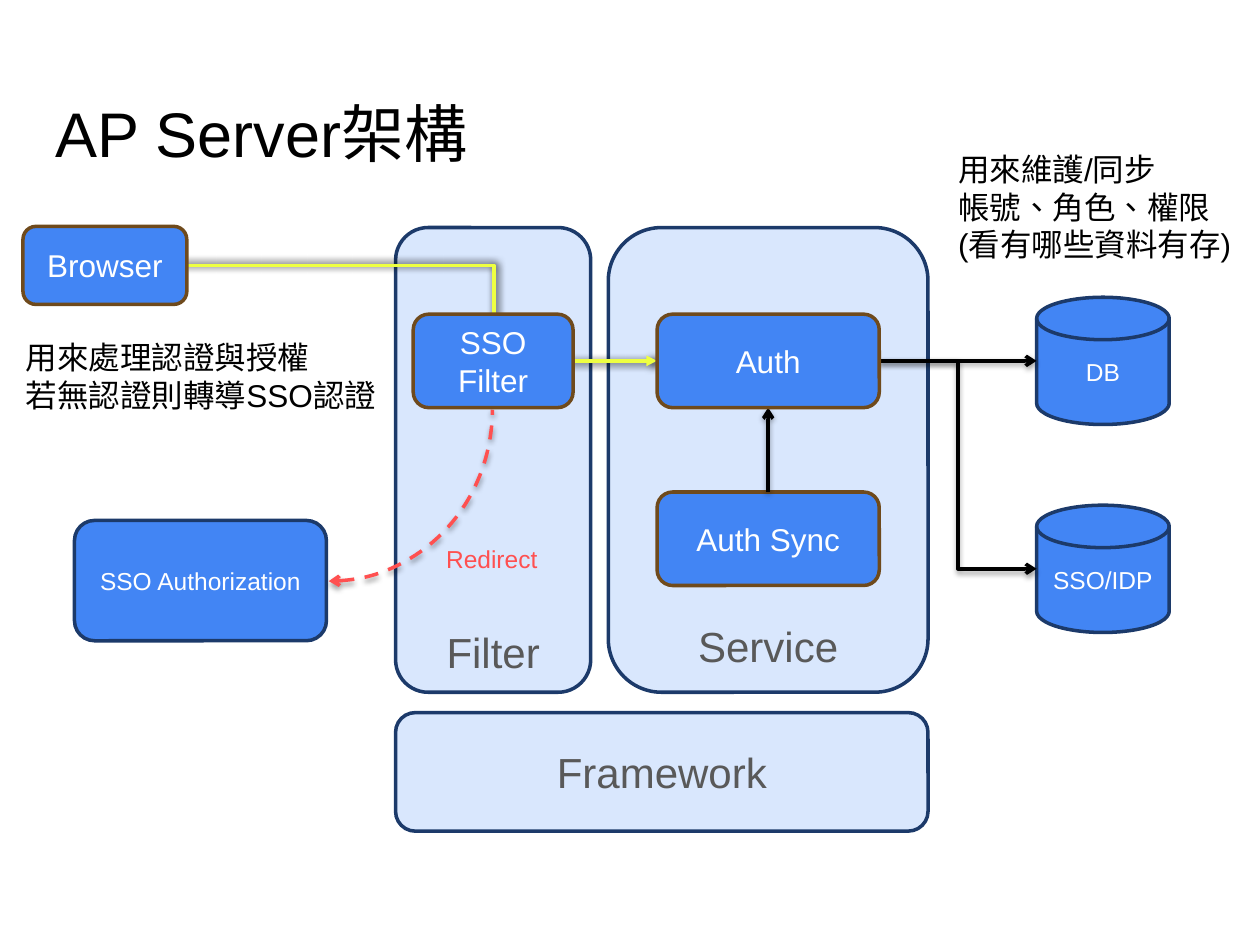
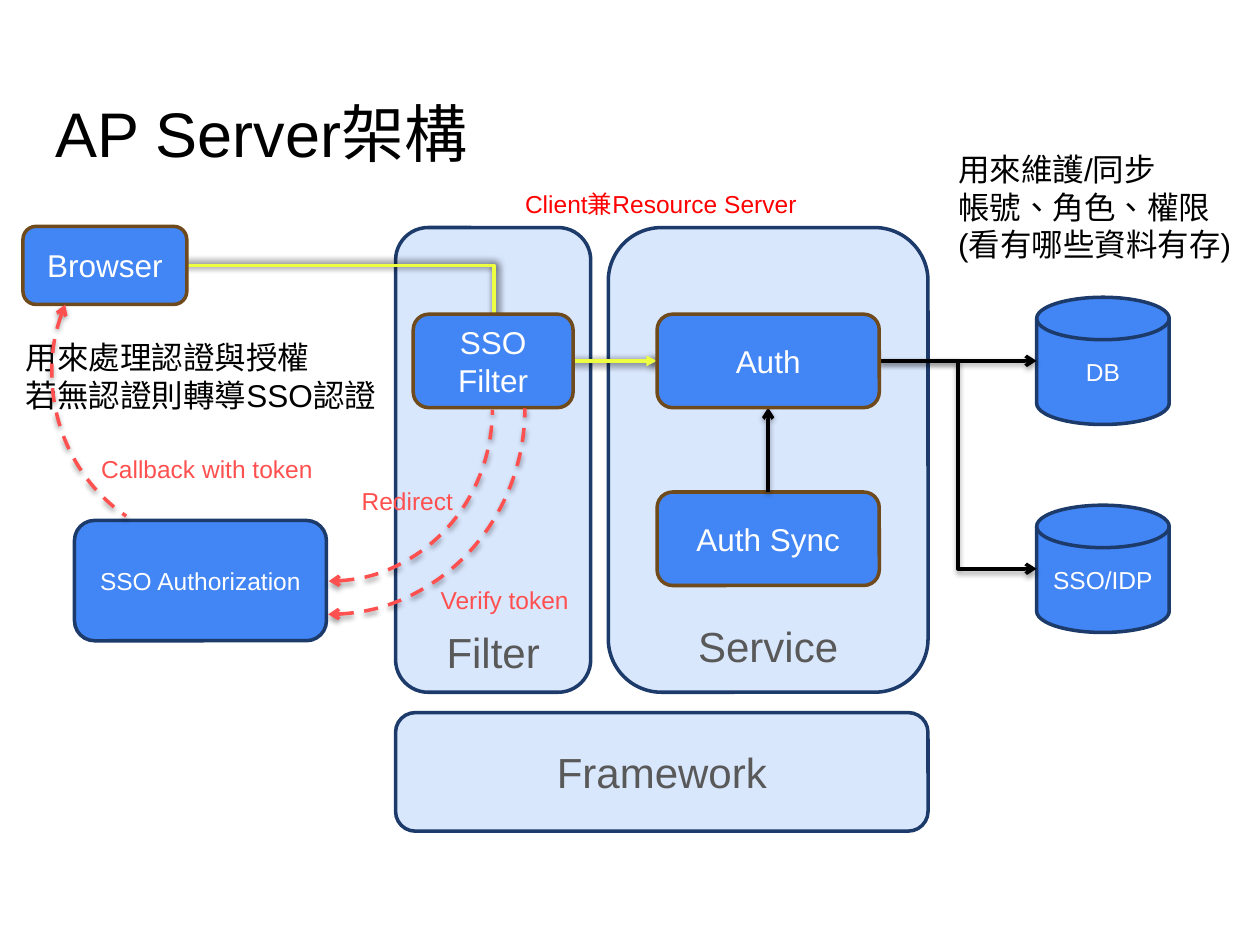
Before and after one commit to Sevenflanks/jcconf-2024-sso-flow-demo, a slide deck: slide 19 of JCC24_slide_Rhys.pptx (slide 18 before the commit). Drawn at 1260x945 pixels with LibreOffice and Linux fonts; fonts in the diff are those of the drawing; background and template pictures are left out. Boxes give left, top, right and bottom in pixels: in the first picture for what was removed or moved away, otherwise in the second. Text is boxed around its words. In the diff, an @@ line names an element or a change of style, - is before the commit and + after.

```diff
--- a/JCC24_slide_Rhys.pptx
+++ b/JCC24_slide_Rhys.pptx
@@ arc (boxed as its full ellipse) added at (52, 202, 379, 544), outline #FF5050 2 pt dashed @@
@@ arc (boxed as its full ellipse) added at (131, 202, 524, 614), outline #FF5050 2 pt dashed @@
@@ text added at (525, 193, 796, 215), 14 pt, text #FF0000 @@
+Client兼Resource Server
@@ text added at (101, 460, 312, 479), 14 pt, text #FF5050 @@
+Callback with token
@@ text "Redirect" rewrapped from (446, 550, 537, 568) to (362, 490, 453, 515) @@
@@ text added at (441, 591, 569, 614), 14 pt, text #FF5050 @@
+Verify token
```
Also in this commit, not shown: 8 other slides changed, 3 slides added.
